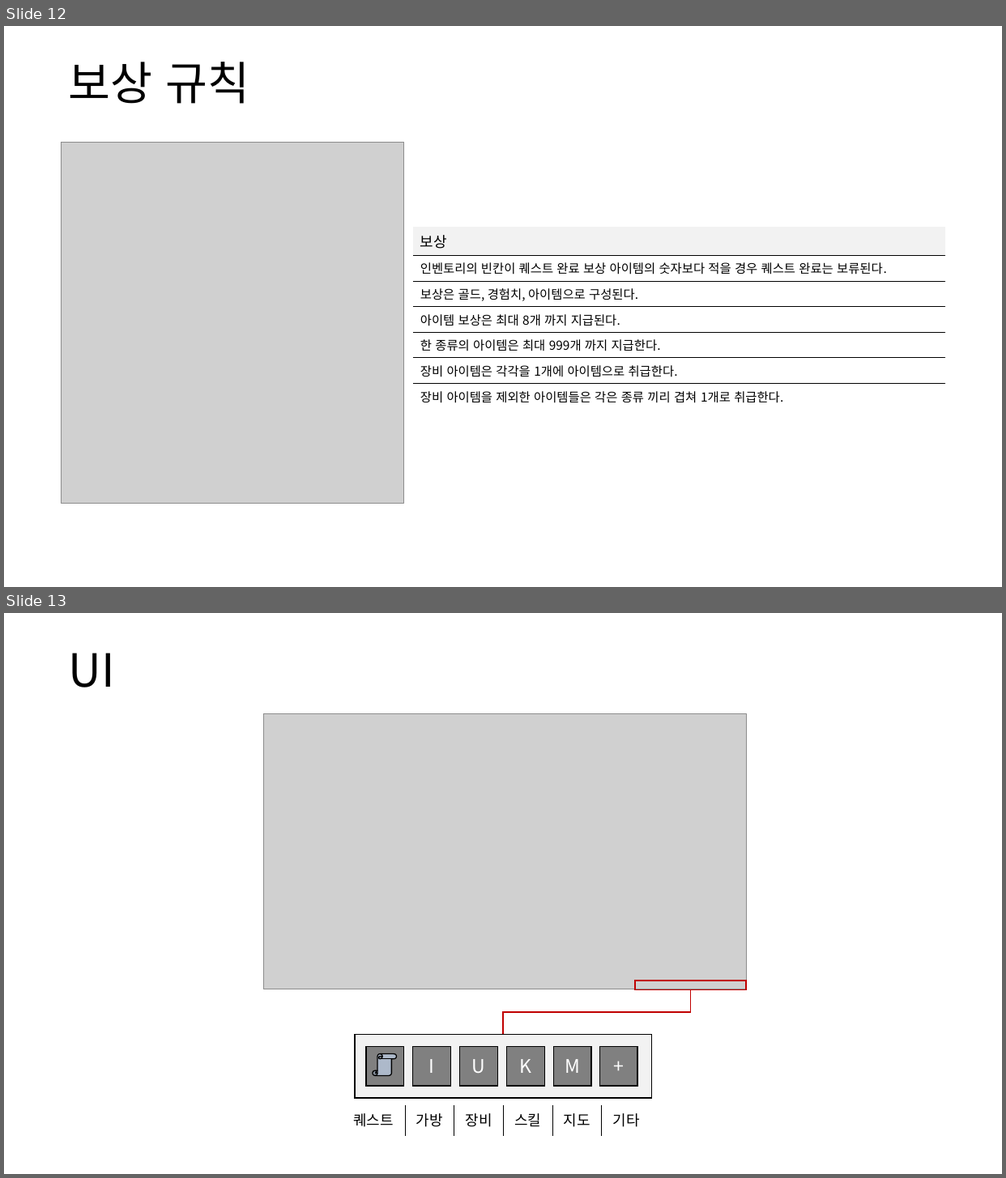
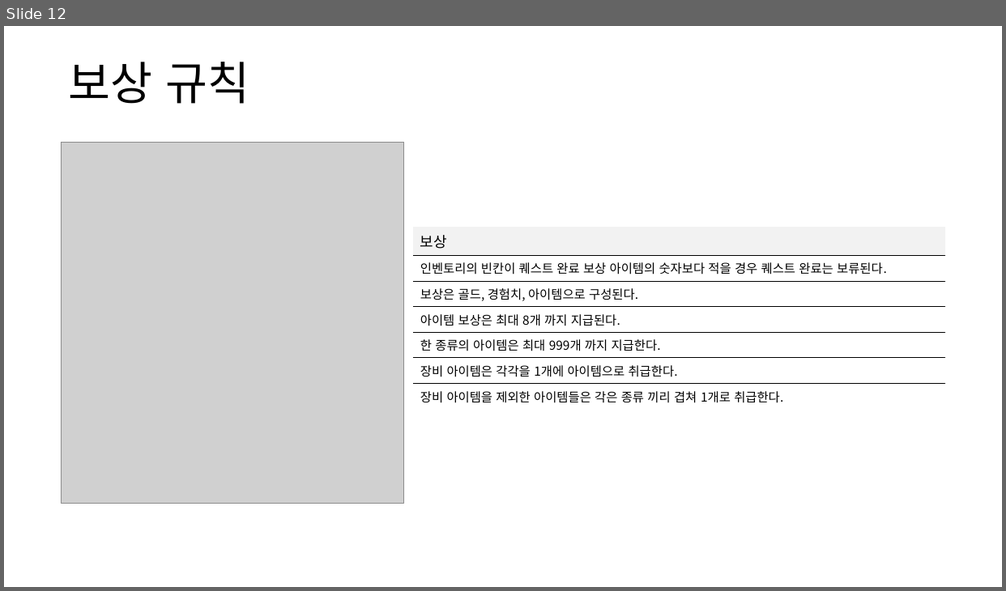
Before and after one commit to yjk0401/unityenginebasic_9th, a slide deck: 기획/방랑엽사전/퀘스트 시스템 기획서.pptx. Shown one above the other, each under a label of ours: slides 12 and 13 before the commit, slide 12 after it. The pictures are 1006x1178 and 1006x591 pixels, drawn with LibreOffice and Linux fonts; fonts in the diff are those of the drawing; grey boxes stand for pictures. Boxes give left, top, right and bottom in pixels: in the first picture for what was removed or moved away, otherwise in the second. Text is boxed around its words. In the diff, an @@ line names an element or a change of style, - is before the commit and + after.

```diff
--- a/기획/방랑엽사전/퀘스트 시스템 기획서.pptx
+++ b/기획/방랑엽사전/퀘스트 시스템 기획서.pptx
@@ slide 13 removed at box(4, 613, 1002, 1174), background #FFFFFF @@
@@ text removed at box(68, 653, 114, 688) @@
-UI
@@ picture removed at box(264, 714, 747, 990) @@
@@ elbow line removed from (691, 990) to (503, 1034) @@
@@ rectangle removed at box(635, 981, 746, 990) @@
@@ rectangle removed at box(355, 1034, 652, 1098) @@
@@ rectangle removed at box(366, 1046, 404, 1086) @@
@@ rectangle removed at box(413, 1046, 450, 1086) @@
-I
@@ rectangle removed at box(460, 1046, 497, 1086) @@
-U
@@ rectangle removed at box(507, 1046, 544, 1086) @@
-K
@@ rectangle removed at box(553, 1046, 591, 1086) @@
-M
@@ rectangle removed at box(600, 1046, 637, 1086) @@
-+
@@ vertical scroll removed at box(373, 1054, 396, 1076) @@
@@ table removed at box(342, 1105, 652, 1136), 1 rows, 6 columns @@
-퀘스트 | 가방 | 장비 | 스킬 | 지도 | 기타
```
Also in this commit, not shown: 2 slides changed, 4 slides added, 1 other slide removed, 2 other files.
